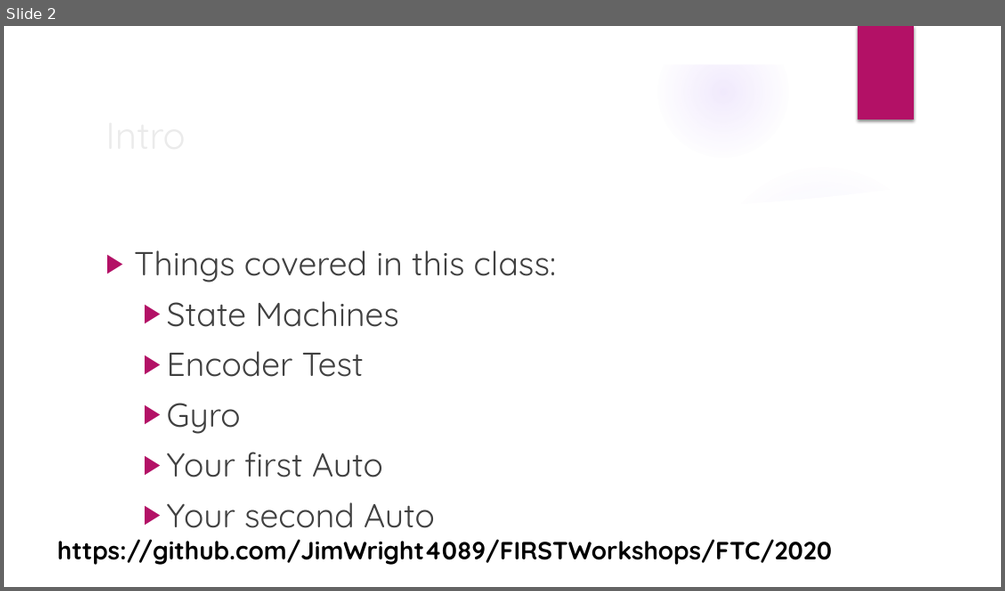
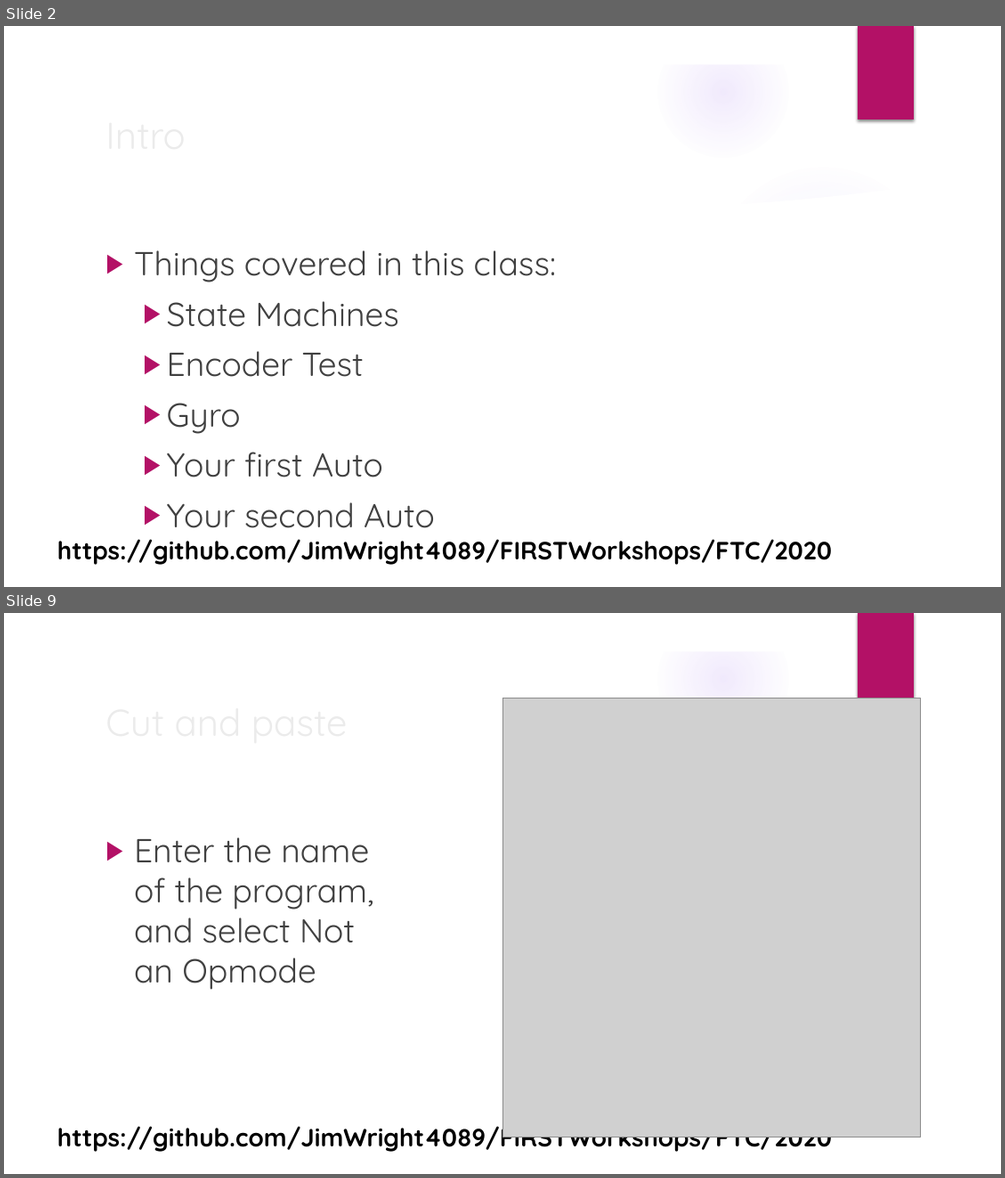
Before and after one commit to JimWright4089/FIRSTWorkshops, a slide deck: FTC/2020/All About Auto.pptx. Shown one above the other, each under a label of ours: slide 2 before the commit, slides 2 and 9 after it; the slides between them are not shown. The pictures are 1005x591 and 1005x1178 pixels, drawn with LibreOffice and Linux fonts; fonts in the diff are those of the drawing; grey boxes stand for pictures; background and template pictures are left out. Boxes give left, top, right and bottom in pixels: in the first picture for what was removed or moved away, otherwise in the second. Text is boxed around its words. In the diff, an @@ line names an element or a change of style, - is before the commit and + after.

```diff
--- a/FTC/2020/All About Auto.pptx
+++ b/FTC/2020/All About Auto.pptx
@@ slide 9 added at (x1=4, y1=613, x2=1001, y2=1174), background picture (left out); not listed: 9 template elements that a slide beside it also shows @@
@@ picture added at (x1=502, y1=698, x2=921, y2=1137) @@
@@ text added at (x1=134, y1=837, x2=373, y2=989), 32 pt, text #404040 @@
+▶ Enter the name of the program, and select Not an Opmode
@@ title added at (x1=134, y1=917, x2=194, y2=943), 36 pt, text #EBEBEB @@
+Cut and paste
@@ text added at (x1=57, y1=1121, x2=832, y2=1151), 24 pt, text #000000, bold @@
+https://github.com/JimWright4089/FIRSTWorkshops/FTC/2020
```
Also in this commit, not shown: 2 slides changed, 14 other slides added.
